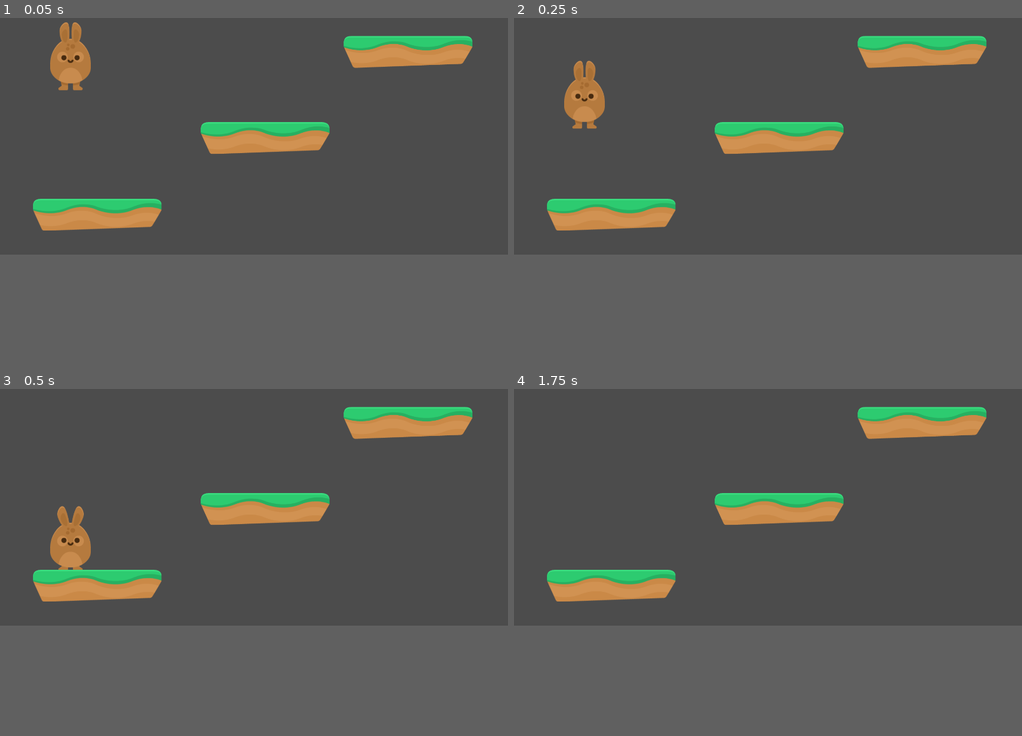
Above: before the commit, frames 1-4 (two rows, left to right).
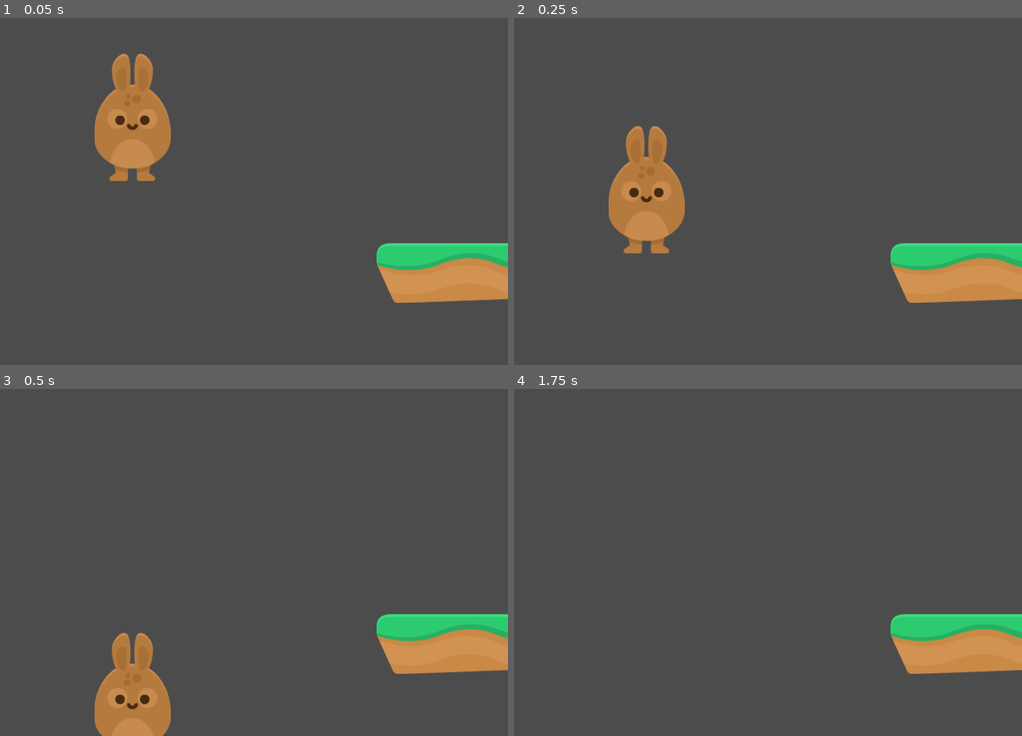
Above: after the commit, the same moments.

Repository: keyWorlds/hoppyDays
Game: Godot game, scene res://scenes/world.tscn
Same seed, same stepped clock (60 frames per second), same inputs: the game is played once before the commit and once after it. The project has no main scene, so this scene is started directly.
Inputs:
- Up to frame 1 (0.05 s): no input
- Up to frame 2 (0.25 s): no input
- Up to frame 3 (0.5 s): no input
- Up to frame 4 (1.75 s): hold Right (ui_right) from 0.53 s (still down); tap Up (ui_up) at 0.6, 0.77, 1.07, 1.35, 1.52 s
In our replay, the window is 800x426 before the commit and 800x600 after it. These sizes can differ from the game's own. Grey fills any space a smaller window leaves; there, only what the larger window draws over its background counts as a difference.

The runs differ from the first frame. In frame 1, 15% of the frame differs, in the area x 6-100%, y 1-83%; in frame 2, 14%; in frame 3, 15%; in frame 4, 10%.
Error after the commit: Parse Error: The function signature doesn't match the parent. Parent signature is: "void update()". (res://Scripts/Animation.gd:3)

Commit message:
add jumping, animations, refactor

Diff:
--- /dev/null
+++ b/Scripts/Animation.gd
@@ -0,0 +1,17 @@
+extends AnimatedSprite
+
+func update(movement):
+
+	# horizontal movement
+	if movement.x > 0:
+		flip_h = false
+		play("run")
+	elif movement.x < 0:
+		flip_h = true
+		play("run")
+	else:
+		play("idle")
+
+	# vertical movement
+	if movement.y < 0:
+		play("jump")
--- a/Player.gd
+++ b/Scripts/Player.gd
@@ -3,30 +3,35 @@
 var horizontalSpeed = 750
 var grav = 3600
 var verticalSpeed = -1500
+
 var movement = Vector2()
+var UP = Vector2(0, -1)
 
 func _physics_process(delta):
+	update_movement(delta)
+
+func _process(delta):
+	update_animation(movement)
+
+func update_movement(delta):
 	run()
 	fall(delta)
 	jump()
+	move_and_slide(movement, UP)
 
-	move_and_slide(movement)
+func update_animation(movement):
+	$AnimatedSprite.update(movement)
 
 func run():
 	if Input.is_action_pressed("ui_left"):
 		movement.x = -horizontalSpeed
-		$AnimatedSprite.flip_h = true
-		$AnimatedSprite.play("run")
 	elif Input.is_action_pressed("ui_right"):
 		movement.x = horizontalSpeed
-		$AnimatedSprite.flip_h = false
-		$AnimatedSprite.play("run")
 	else:
 		movement.x = 0
-		$AnimatedSprite.play("idle")
 
 func jump():
-	if is_on_floor() and Input.is_action_just_pressed("ui_up"):
+	if Input.is_action_just_pressed("ui_up") and is_on_floor():
 		movement.y = verticalSpeed
 
 func fall(delta):
--- a/project.godot
+++ b/project.godot
@@ -15,8 +15,9 @@
 
 [display]
 
-window/size/width=1500
-window/size/height=800
+window/size/width=800
+window/size/test_width=800
+window/size/test_height=600
 
 [rendering]
 
--- a/scenes/Player.tscn
+++ b/scenes/Player.tscn
@@ -1,17 +1,18 @@
-[gd_scene load_steps=9 format=2]
+[gd_scene load_steps=11 format=2]
 
-[ext_resource path="res://Player.gd" type="Script" id=1]
+[ext_resource path="res://Scripts/Player.gd" type="Script" id=1]
 [ext_resource path="res://Assets/GFX/Players/bunny1_stand.png" type="Texture" id=2]
 [ext_resource path="res://Assets/GFX/Players/bunny1_ready.png" type="Texture" id=3]
-[ext_resource path="res://Assets/GFX/Players/bunny1_walk1.png" type="Texture" id=4]
-[ext_resource path="res://Assets/GFX/Players/bunny1_walk2.png" type="Texture" id=5]
-[ext_resource path="res://Assets/GFX/Players/bunny1_hurt.png" type="Texture" id=6]
+[ext_resource path="res://Assets/GFX/Players/bunny1_jump.png" type="Texture" id=4]
+[ext_resource path="res://Assets/GFX/Players/bunny1_walk1.png" type="Texture" id=5]
+[ext_resource path="res://Assets/GFX/Players/bunny1_walk2.png" type="Texture" id=6]
+[ext_resource path="res://Assets/GFX/Players/bunny1_hurt.png" type="Texture" id=7]
+[ext_resource path="res://Scripts/Animation.gd" type="Script" id=8]
 
-[sub_resource type="CapsuleShape2D" id=1]
+[sub_resource type="RectangleShape2D" id=1]
 
 custom_solver_bias = 0.0
-radius = 60.4673
-height = 40.8824
+extents = Vector2( 60.2292, 85.2038 )
 
 [sub_resource type="SpriteFrames" id=2]
 
@@ -21,20 +22,25 @@
 "name": "idle",
 "speed": 3.0
 }, {
-"frames": [ ExtResource( 4 ), ExtResource( 5 ) ],
+"frames": [ ExtResource( 4 ) ],
+"loop": true,
+"name": "jump",
+"speed": 5.0
+}, {
+"frames": [ ExtResource( 5 ), ExtResource( 6 ) ],
 "loop": true,
 "name": "run",
 "speed": 5.0
 }, {
-"frames": [ ExtResource( 6 ) ],
+"frames": [ ExtResource( 7 ) ],
 "loop": true,
 "name": "hurt",
 "speed": 5.0
 } ]
 
-[node name="Player" type="KinematicBody2D"]
+[node name="Player" type="KinematicBody2D" index="0"]
 
-position = Vector2( 208.208, 206.12 )
+position = Vector2( 208.506, 203.137 )
 input_pickable = false
 collision_layer = 1
 collision_mask = 1
@@ -53,3 +59,4 @@
 
 frames = SubResource( 2 )
 animation = "idle"
+script = ExtResource( 8 )
--- a/scenes/world.tscn
+++ b/scenes/world.tscn
@@ -1,6 +1,6 @@
 [gd_scene load_steps=4 format=2]
 
-[ext_resource path="res://scenes/Player.tscn" type="PackedScene" id=1]
+[ext_resource path="res://Scenes/Player.tscn" type="PackedScene" id=1]
 [ext_resource path="res://Assets/GFX/Environment/ground_grass.png" type="Texture" id=2]
 
 [sub_resource type="RectangleShape2D" id=1]
@@ -8,7 +8,7 @@
 custom_solver_bias = 0.0
 extents = Vector2( 188.749, 23.5884 )
 
-[node name="world" type="Node2D" index="0"]
+[node name="world" type="Node2D"]
 
 [node name="Player" parent="." index="0" instance=ExtResource( 1 )]
 
